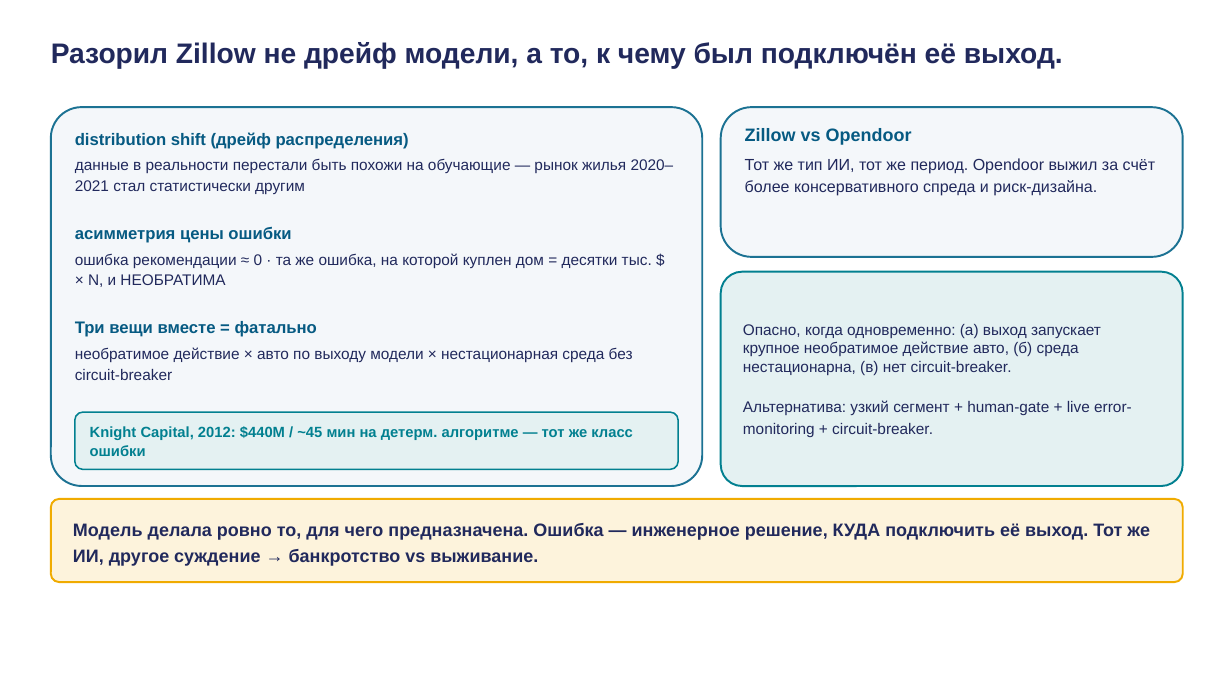
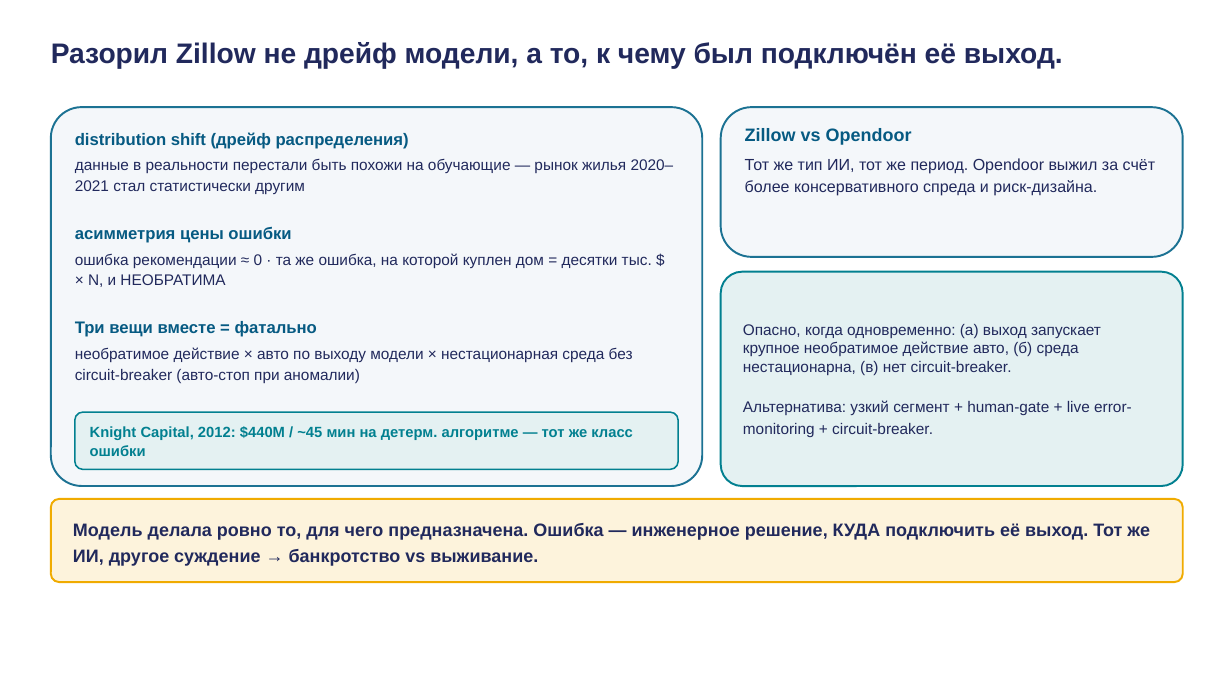
Before and after one commit to tellina-study/AI-usage-lessons, a slide deck: slide 10 of library/lectures/lec-05/rendered/lec-05.pptx. Drawn at 1232x693 pixels with LibreOffice and Linux fonts; fonts in the diff are those of the drawing. Boxes give left, top, right and bottom in pixels: in the first picture for what was removed or moved away, otherwise in the second. Text is boxed around its words. In the diff, an @@ line names an element or a change of style, - is before the commit and + after.

```diff
--- a/library/lectures/lec-05/rendered/lec-05.pptx
+++ b/library/lectures/lec-05/rendered/lec-05.pptx
@@ text at bbox=[75, 347, 633, 383]: text changed @@
-необратимое действие × авто по выходу модели × нестационарная среда без circuit-breaker
+необратимое действие × авто по выходу модели × нестационарная среда без circuit-breaker (авто-стоп при аномалии)
```
Also in this commit, not shown: 16 other slides changed, 1 slide added, 1 slide removed, 35 other files.
